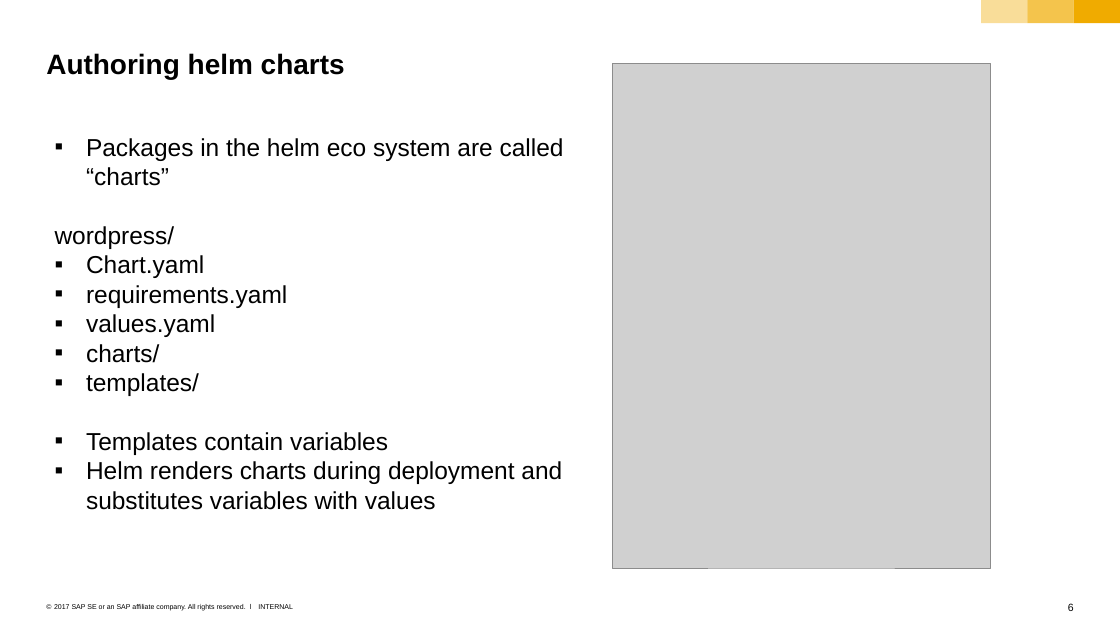
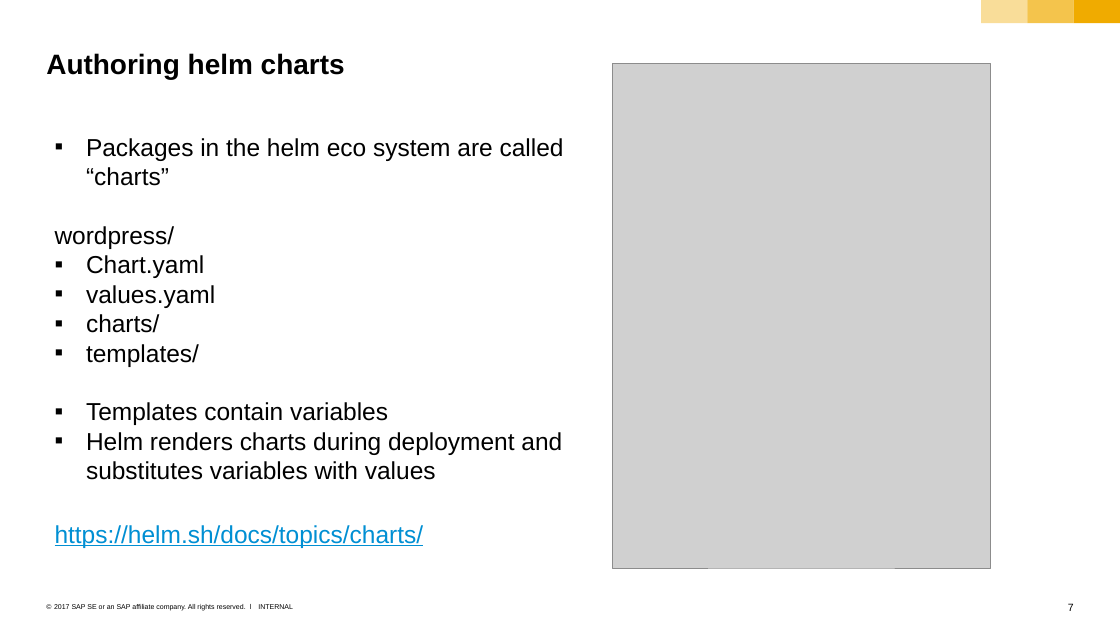
Before and after one commit to cuijiyao01/docker-k8s-training, a slide deck: slide 7 of kubernetes/12_helm.pptx (slide 6 before the commit). Drawn at 1120x630 pixels with LibreOffice and Linux fonts; fonts in the diff are those of the drawing; grey boxes stand for pictures. Boxes give left, top, right and bottom in pixels: in the first picture for what was removed or moved away, otherwise in the second. Text is boxed around its words. In the diff, an @@ line names an element or a change of style, - is before the commit and + after.

Commit message:
adapt to helm v3

```diff
--- a/kubernetes/12_helm.pptx
+++ b/kubernetes/12_helm.pptx
@@ text at box(86, 285, 287, 308): paragraph removed @@
-▪ requirements.yaml
@@ text added at box(55, 525, 424, 548), 21 pt, text #008FD3, underline @@
+https://helm.sh/docs/topics/charts/
@@ page number at box(1068, 603, 1074, 611): text changed @@
-6
+7
```
Also in this commit, not shown: 3 other slides changed, 1 slide added.
